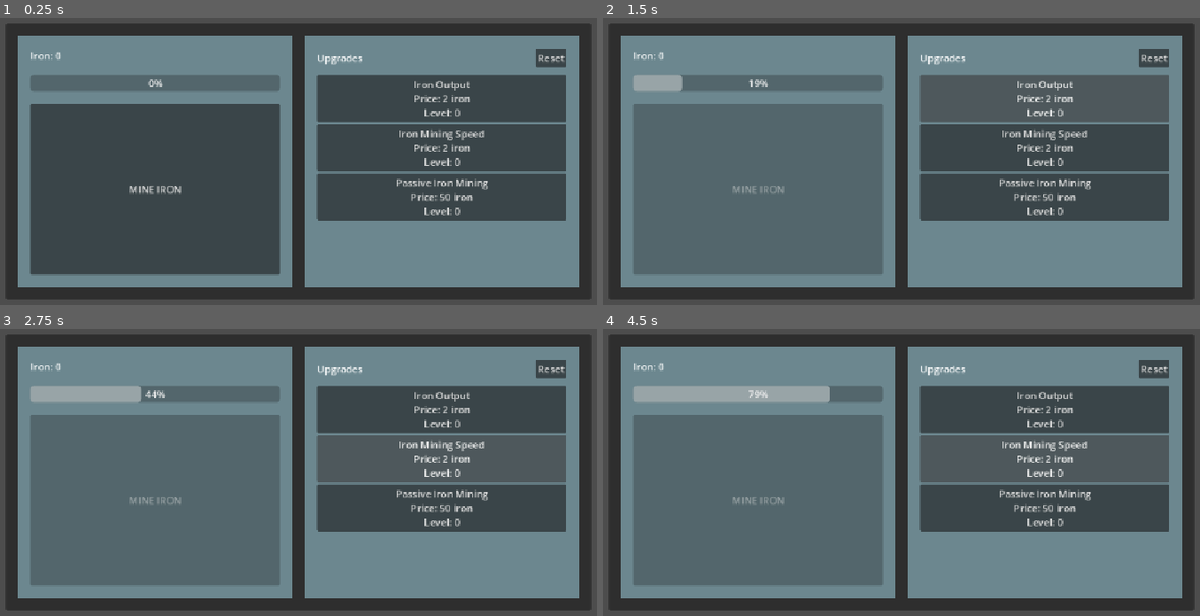
Above: before the commit, frames 1-4 (two rows, left to right).
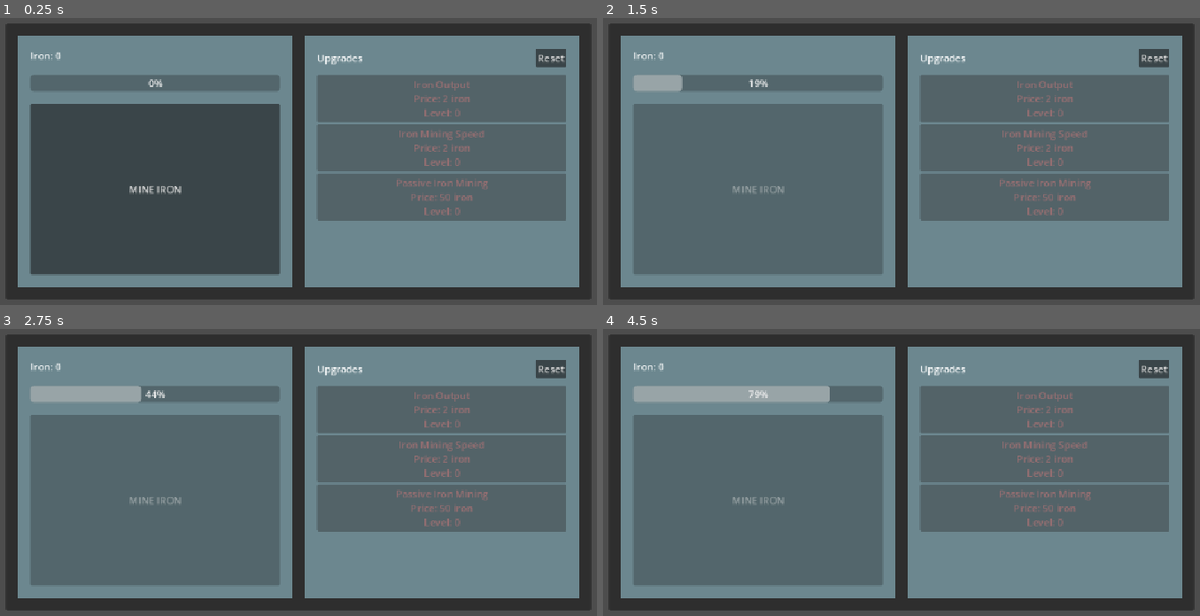
Above: after the commit, the same moments.

Repository: kmelkon/mine-incremental-tutorial-extended
Game: Godot game, scene res://main.tscn
Two runs of this game, one before a commit and one after it. Both use one fixed random seed, a clock stepped at 60 frames per second and the inputs below.
Inputs (mouse positions are in pixels of both pictures, inside the frame that each line leads up to):
- Up to frame 1 (0.25 s): no input
- Up to frame 2 (1.5 s): click "MINE IRON" at 0.5 s; click (1044, 98) at 1.25 s, where only the run before the commit has a clickable "Iron Output Price: 2 iron Lev…"
- Up to frame 3 (2.75 s): click (441, 458) at 2 s, where only the run before the commit has a clickable "Iron Mining Speed Price: 2 ir…"
- Up to frame 4 (4.5 s): click (1044, 506) at 2.75 s, where only the run before the commit has a clickable "Passive Iron Mining Price: 50…"; click (1044, 409) at 3.5 s, where only the run before the commit has a clickable "Iron Output Price: 2 iron Lev…"; click (1044, 458) at 4.25 s, where only the run before the commit has a clickable "Iron Mining Speed Price: 2 ir…"

The runs differ from the first frame. In frame 1, 20% of the frame differs, in the area x 53-95%, y 20-71%; in frame 2, 13%; in frame 3, 13%; in frame 4, 13%.

Commit message:
beautiful button states XD

Diff:
--- a/main.gd
+++ b/main.gd
@@ -39,7 +39,7 @@
 	# this will set up every upgrade button we add in the future instead of doing it manually one by one like it's 1990
 	for node in get_tree().get_nodes_in_group("upgrade_buttons"):
 		var upgrade_button := node as UpgradeButtonControl
-		upgrade_button.setup(upgrade_data)
+		upgrade_button.setup(upgrade_data, game_data)
 
 func _notification(what: int) -> void:
 	if what == NOTIFICATION_WM_CLOSE_REQUEST:
--- a/main.tscn
+++ b/main.tscn
@@ -261,6 +261,7 @@
 ignore_time_scale = true
 
 [node name="AutoSaveTimer" type="Timer" parent="." unique_id=166770654]
+wait_time = 30.0
 autostart = true
 
 [node name="OfflineProgressDialog" type="AcceptDialog" parent="." unique_id=1003118933]
--- a/upgrade_button_control.gd
+++ b/upgrade_button_control.gd
@@ -6,12 +6,14 @@
 @onready var button: Button = $Button
 @export var upgrade_id: StringName
 var upgrade_data: UpgradeData
+var game_data: GameData
 
-func setup(data: UpgradeData) -> void:
+func setup(data: UpgradeData, shared_game_data: GameData) -> void:
 	upgrade_data = data
+	game_data = shared_game_data
 	upgrade_data.upgrades_reset.connect(refresh)
-	# button listens to when an upgrade is bought
 	upgrade_data.upgrade_bought.connect(_on_upgrade_bought)
+	game_data.resources_changed.connect(refresh)
 	refresh()
 
 func refresh() -> void:
@@ -19,6 +21,7 @@
 
 	var is_maxed = upgrade_data.is_upgrade_maxed(upgrade_id)
 	var upgrade = upgrade_data.get_upgrade(upgrade_id)
+	var is_affordable = game_data.can_afford(upgrade_data.get_upgrade_cost(upgrade_id))
 
 	var upgrade_cost = upgrade_data.get_upgrade_cost(upgrade_id)
 	for resource in upgrade_cost:
@@ -26,13 +29,32 @@
 
 	var cost_label = " + ".join(cost_parts)
 
-	button.text = "%s\nPrice: %s \nLevel: %s" % [
+	if is_maxed:
+		button.disabled = true
+		button.text = "%s\nLevel: %s" % [
+		upgrade["name"],
+		"MAXED",
+		]
+		button.add_theme_color_override("font_color", Color(0.7, 0.7, 0.7, 1.0))
+		button.modulate = Color(1.0, 0.82, 0.2, 1.0)
+	elif is_affordable:
+		button.disabled = false
+		button.text = "%s\nPrice: %s \nLevel: %s" % [
 		upgrade["name"],
 		cost_label,
 		upgrade["level"],
-	]
-
-	button.disabled = is_maxed
+		]
+		button.add_theme_color_override("font_color", Color(0.0, 0.764, 0.0, 1.0))
+		button.modulate = Color(1, 1, 1, 1)
+	else:
+		button.disabled = true
+		button.text = "%s\nPrice: %s \nLevel: %s" % [
+		upgrade["name"],
+		cost_label,
+		upgrade["level"],
+		]
+		button.modulate = Color(1.0, 0.55, 0.55, 1.0)
+		button.add_theme_color_override("font_color", Color(1, 0, 0))
 
 func _on_upgrade_bought(bought_id: StringName) -> void:
 	# when an upgrade is bought and it matches this instance's upgrade_id then refresh the text
